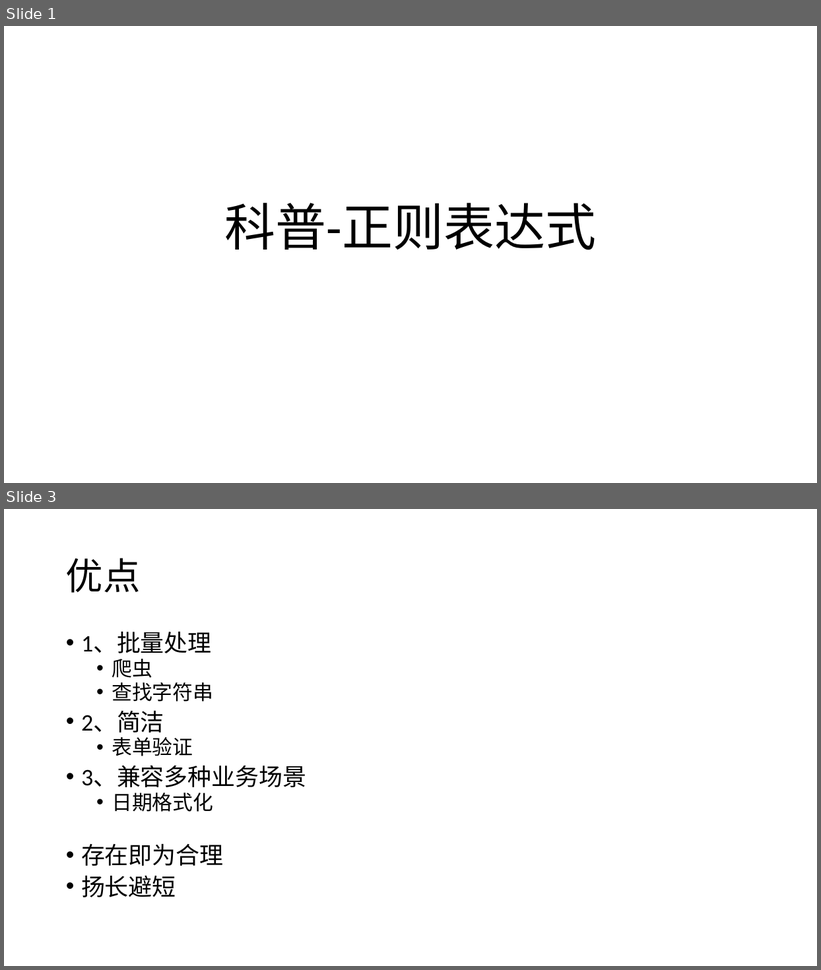
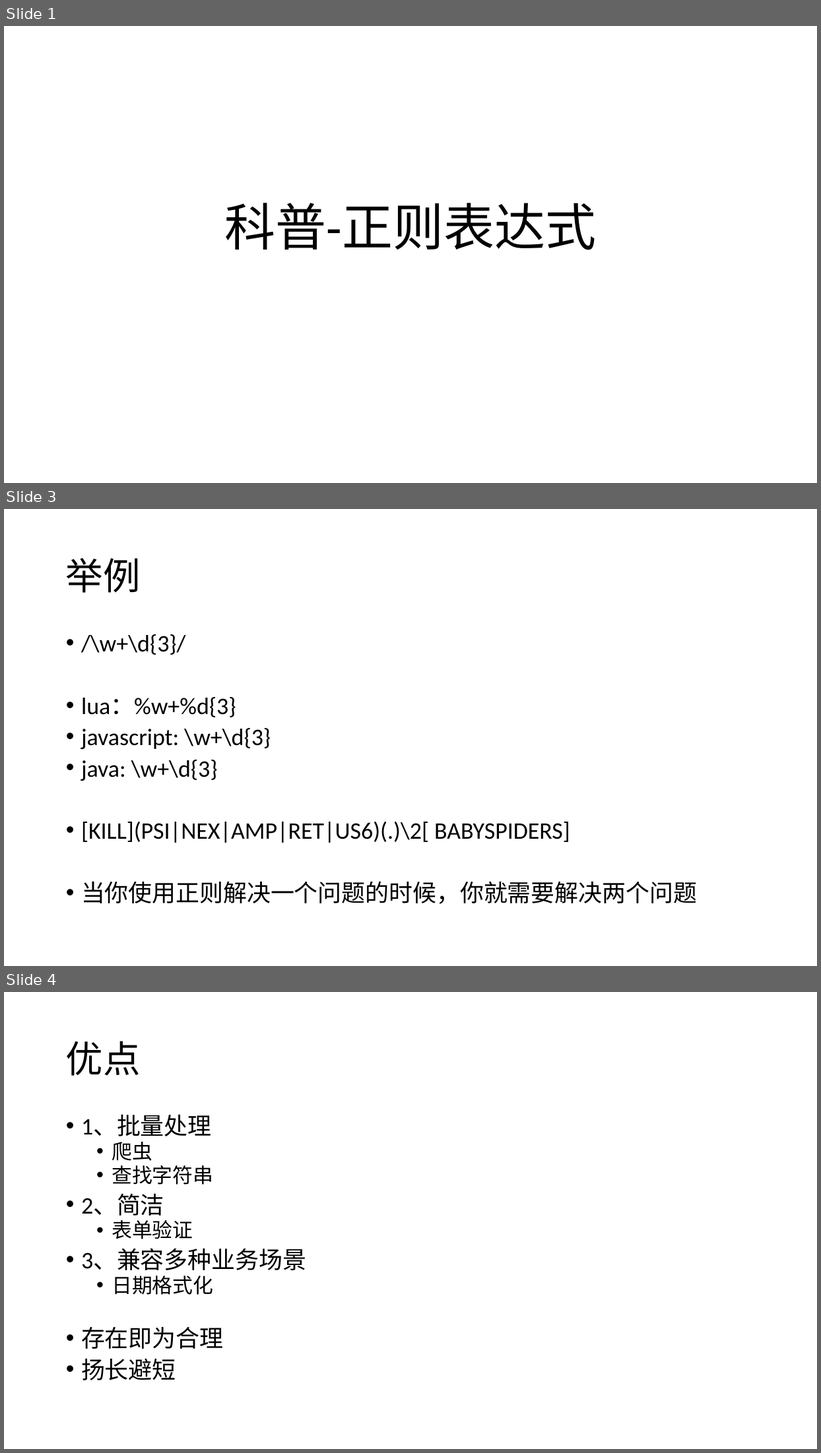
Before and after one commit to 382615666/note, a slide deck: 科普.pptx. Shown one above the other, each under a label of ours: slides 1 and 3 before the commit, slides 1, 3 and 4 after it; the slides between them are not shown. The pictures are 821x970 and 821x1453 pixels, drawn with LibreOffice and Linux fonts; fonts in the diff are those of the drawing. Boxes give left, top, right and bottom in pixels: in the first picture for what was removed or moved away, otherwise in the second. Text is boxed around its words. In the diff, an @@ line names an element or a change of style, - is before the commit and + after.

```diff
--- a/科普.pptx
+++ b/科普.pptx
@@ slide 3 added at [4, 509, 817, 966], background #FFFFFF @@
@@ title added at [66, 558, 141, 593], 44 pt, text #000000 @@
+举例
@@ text added at [81, 634, 697, 904], 28 pt, text #000000 @@
+• /\w+\d{3}/
+• lua：%w+%d{3}
+• javascript: \w+\d{3}
+• java: \w+\d{3}
+• [KILL](PSI|NEX|AMP|RET|US6)(.)\2[ BABYSPIDERS]
+• 当你使用正则解决一个问题的时候，你就需要解决两个问题
@@ what was slide 3 is now slide 4 @@
```
Also in this commit, not shown: 1 slide changed.
